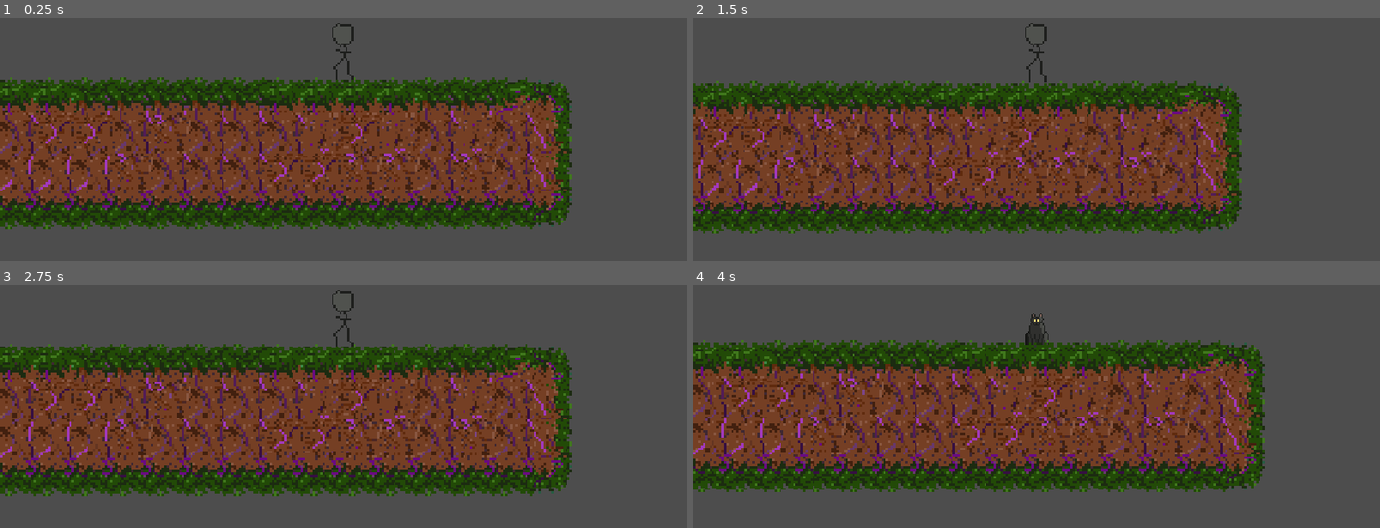
Above: before the commit, frames 1-4 (two rows, left to right).
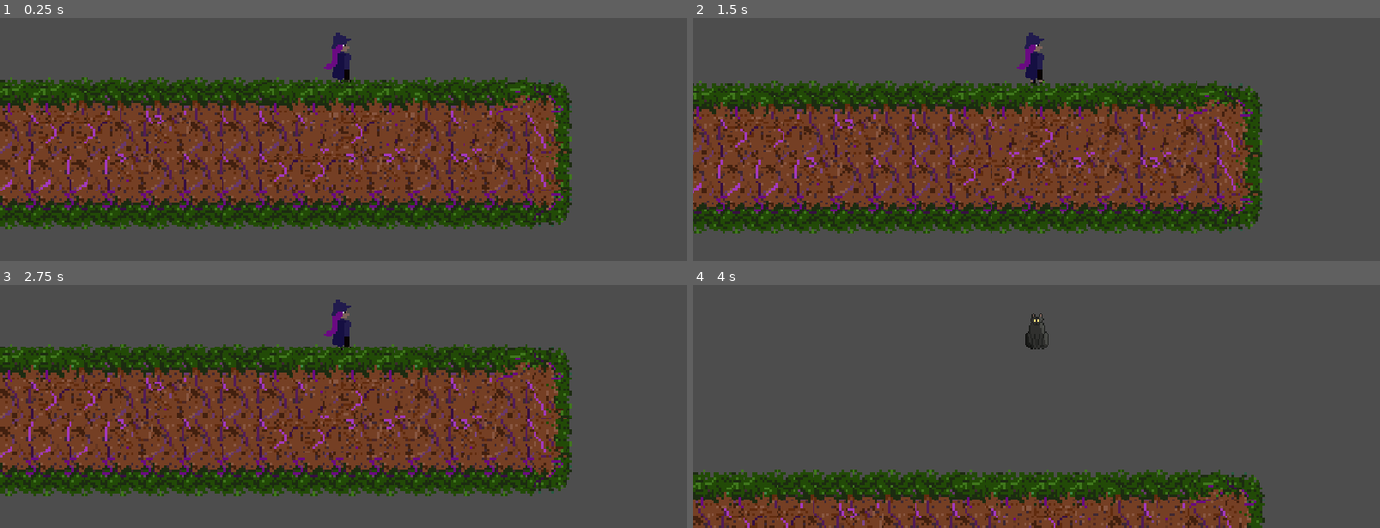
Above: after the commit, the same moments.

Repository: cibaer1/EnchantedJam
Game: Godot game, scene res://world.tscn
Two runs of this game, one before a commit and one after it. Both use one fixed random seed, a clock stepped at 60 frames per second and the inputs below.
Inputs (mouse positions are in pixels of both pictures, inside the frame that each line leads up to):
- Up to frame 1 (0.25 s): no input
- Up to frame 2 (1.5 s): tap Enter at 0.5 s; move the mouse to (1187, 49) at 0.52 s; tap W (Jump) at 0.6, 0.77, 1.07 s; move the mouse to (899, 86) at 1.27 s; tap D (MoveE) at 1.35 s
- Up to frame 3 (2.75 s): tap W (Jump) at 1.52, 1.55, 1.82, 2.3 s; move the mouse to (outside the picture) at 2.02 s; tap A (MoveW) at 2.1 s
- Up to frame 4 (4 s): move the mouse to (1002, 411) at 2.77 s; tap F (Transform) at 2.85 s; tap W (Jump) at 3.02, 3.05, 3.32, 3.6, 3.77 s; move the mouse to (1242, 391) at 3.52 s

The runs differ from the first frame. In frame 1, 0.5% of the frame differs, in the area x 47-52%, y 2-27%; in frame 2, 28%; in frame 3, 0.7%; in frame 4, 60%, in the area x 0-84%, y 22-100%.

Commit message:
Added Propper Accelleration and decelleration to the player controller

Diff:
--- /dev/null
+++ b/Recourses/Statsets/cat.tres
@@ -0,0 +1,14 @@
+[gd_resource type="Resource" script_class="animal_stats" format=3 uid="uid://cm22ksyo4u2ew"]
+
+[ext_resource type="Script" uid="uid://bsraus5o6isn3" path="res://Recourses/animal_stats.gd" id="1_4pxq7"]
+
+[resource]
+script = ExtResource("1_4pxq7")
+speed = 200
+acceleration = 400
+jump_velocity = -350
+collider_radius = 1.5
+collider_height = 10
+deceleration = 250
+turn_speed = 600
+metadata/_custom_type_script = "uid://bsraus5o6isn3"
--- /dev/null
+++ b/Recourses/Statsets/human.tres
@@ -0,0 +1,12 @@
+[gd_resource type="Resource" script_class="animal_stats" format=3 uid="uid://cu4bs8cioui3v"]
+
+[ext_resource type="Script" uid="uid://bsraus5o6isn3" path="res://Recourses/animal_stats.gd" id="1_80ywh"]
+
+[resource]
+script = ExtResource("1_80ywh")
+speed = 100
+acceleration = 300
+jump_velocity = -200
+deceleration = 300
+turn_speed = 500
+metadata/_custom_type_script = "uid://bsraus5o6isn3"
--- /dev/null
+++ b/Recourses/animal_stats.gd
@@ -0,0 +1,10 @@
+class_name animal_stats
+extends Resource
+
+@export var speed = 100
+@export var acceleration = 300
+@export var jump_velocity = -200
+@export var collider_radius = 3.0
+@export var collider_height = 13
+@export var deceleration = 300
+@export var turn_speed = 500
--- a/Scenes/player.tscn
+++ b/Scenes/player.tscn
@@ -1,8 +1,10 @@
 [gd_scene format=3 uid="uid://c2msp4vk0obil"]
 
 [ext_resource type="Script" uid="uid://4nrndj0per0m" path="res://scripts/player_controller.gd" id="1_onrkg"]
-[ext_resource type="Texture2D" uid="uid://lryhcb0ow4bp" path="res://textures/TempPlayer.png" id="2_6t5aa"]
+[ext_resource type="Resource" uid="uid://cu4bs8cioui3v" path="res://Recourses/Statsets/human.tres" id="2_fkybt"]
 [ext_resource type="Texture2D" uid="uid://bi0was6pjn2uu" path="res://textures/CatUI.png" id="3_6t5aa"]
+[ext_resource type="Resource" uid="uid://cm22ksyo4u2ew" path="res://Recourses/Statsets/cat.tres" id="3_x3wgy"]
+[ext_resource type="Texture2D" uid="uid://dockbqg2aac4w" path="res://textures/firdtframewitch4.png" id="4_fkybt"]
 
 [sub_resource type="CapsuleShape2D" id="CapsuleShape2D_6t5aa"]
 radius = 3.0
@@ -10,16 +12,17 @@
 
 [node name="Player" type="CharacterBody2D" unique_id=80646361]
 script = ExtResource("1_onrkg")
-human_jump_velocity = -200
+human_stats = ExtResource("2_fkybt")
+cat_stats = ExtResource("3_x3wgy")
 
 [node name="CollisionShape2D" type="CollisionShape2D" parent="." unique_id=630197813]
 z_index = 1
 shape = SubResource("CapsuleShape2D_6t5aa")
 
 [node name="HumanSprite" type="Sprite2D" parent="." unique_id=1114755004]
-position = Vector2(0, -7)
-scale = Vector2(0.8, 0.8)
-texture = ExtResource("2_6t5aa")
+position = Vector2(1, -3.9999998)
+scale = Vector2(0.7, 0.7)
+texture = ExtResource("4_fkybt")
 
 [node name="CatSprite" type="Sprite2D" parent="." unique_id=1611855391]
 visible = false
--- a/scripts/player_controller.gd
+++ b/scripts/player_controller.gd
@@ -2,19 +2,18 @@
 extends CharacterBody2D
 @onready var ui_controller: UIController = $"../CanvasLayer"
 
-@export var human_jump_velocity = -100
-@export var human_speed = 150
-@export var cat_jump_velocity = -400
-@export var cat_speed = 250
+@export var human_stats: animal_stats
+@export var cat_stats: animal_stats
 
 
-var SPEED = 300.0
-var JUMP_VELOCITY = -400.0
+
 
 var collider: CollisionShape2D
 
 var human_sprite: Sprite2D
 var cat_sprite: Sprite2D
+var current_stats: animal_stats
+
 
 var current_animal: String = "Nothing"
 
@@ -27,8 +26,7 @@
 
 
 	set_collider_size(3, 13)
-	JUMP_VELOCITY = human_jump_velocity
-	SPEED = human_speed
+	current_stats = human_stats
 
 func set_collider_size(radius: float, height: float):
 	var capsule := collider.shape as CapsuleShape2D
@@ -44,20 +42,31 @@
 
 	# Handle jump.
 	if Input.is_action_just_pressed("Jump") and is_on_floor():
-		velocity.y = JUMP_VELOCITY
+		velocity.y = current_stats.jump_velocity
 	if Input.is_action_just_pressed("Transform"):
 		ui_controller.show_selection_wheel()
 	if Input.is_action_just_released("Transform"):
 		ui_controller.hide_selection_wheel()
 
 
-	# Get the input direction and handle the movement/deceleration.
-	# As good practice, you should replace UI actions with custom gameplay actions.
+
 	var direction := Input.get_axis("MoveW", "MoveE")
-	if direction:
-		velocity.x = direction * SPEED
-	else:
-		velocity.x = move_toward(velocity.x, 0, SPEED)
+	var target_speed = direction * current_stats.speed
+	var rate: float
+	#print(direction)
+	#print (signf(velocity.x))
+	if direction == signf(velocity.x):
+		#accellerate
+		rate = current_stats.acceleration
+	elif direction != signf(velocity.x): #turn
+		rate = current_stats.turn_speed
+
+	else: # decellerate
+		rate = current_stats.deceleration
+		pass
+	velocity.x = move_toward(velocity.x, target_speed, rate * delta)
+	print(move_toward(velocity.x, target_speed, rate * delta))
+
 
 	move_and_slide()
 
@@ -75,13 +84,14 @@
 			cat_sprite.hide()
 			human_sprite.show()
 			#set all movement attributes TODO also make a flexible function for this
-			SPEED = human_speed
-			JUMP_VELOCITY = human_jump_velocity
+			current_stats = human_stats
+			current_animal = "Human"
+
 		"Cat":
 			set_collider_size(1.5, 10)
 			#set all sprites except human to invisible and human to visible TODO make a flexible function for this
 			cat_sprite.show()
 			human_sprite.hide()
 			#set all movement attributes TODO also make a flexible function for this
-			SPEED = cat_speed
-			JUMP_VELOCITY = cat_jump_velocity
+			current_stats = cat_stats
+			current_animal = "Cat"
--- a/world.tscn
+++ b/world.tscn
@@ -7,6 +7,9 @@
 [ext_resource type="PackedScene" uid="uid://bitpi73kwkeav" path="res://Scenes/selection_wheel.tscn" id="5_036b0"]
 [ext_resource type="Script" uid="uid://dc8fvcwbvbbix" path="res://UIController.gd" id="5_dwbse"]
 [ext_resource type="Script" uid="uid://dslm32s2jhh0u" path="res://scripts/killzone.gd" id="5_gbfbk"]
+[ext_resource type="Script" uid="uid://hivca24smql6" path="res://wheel_options.gd" id="8_wse8f"]
+[ext_resource type="Texture2D" uid="uid://bi0was6pjn2uu" path="res://textures/CatUI.png" id="9_ic0uy"]
+[ext_resource type="Texture2D" uid="uid://dockbqg2aac4w" path="res://textures/firdtframewitch4.png" id="10_k3n1d"]
 
 [sub_resource type="TileSetAtlasSource" id="TileSetAtlasSource_ioo17"]
 texture = ExtResource("4_gbfbk")
@@ -102,11 +105,29 @@
 &"move": SubResource("Animation_gbfbk")
 }
 
+[sub_resource type="AtlasTexture" id="AtlasTexture_a61fs"]
+atlas = ExtResource("9_ic0uy")
+script = ExtResource("8_wse8f")
+name = "Nothing"
+metadata/_custom_type_script = "uid://hivca24smql6"
+
+[sub_resource type="AtlasTexture" id="AtlasTexture_x3wgy"]
+atlas = ExtResource("10_k3n1d")
+region = Rect2(0, 0, 32, 32)
+script = ExtResource("8_wse8f")
+name = "Human"
+metadata/_custom_type_script = "uid://hivca24smql6"
+
+[sub_resource type="AtlasTexture" id="AtlasTexture_w8kca"]
+atlas = ExtResource("9_ic0uy")
+region = Rect2(0, 0, 32, 32)
+script = ExtResource("8_wse8f")
+name = "Cat"
+metadata/_custom_type_script = "uid://hivca24smql6"
+
 [node name="World" type="Node2D" unique_id=985930488]
 
 [node name="Player" parent="." unique_id=80646361 instance=ExtResource("1_f3sb7")]
-SPEED = 100.0
-JUMP_VELOCITY = -350.0
 
 [node name="Camera2D" type="Camera2D" parent="." unique_id=27611064 node_paths=PackedStringArray("player_body")]
 position = Vector2(-9, 5)
@@ -146,6 +167,6 @@
 
 [node name="selection_wheel" parent="CanvasLayer" unique_id=1580554946 instance=ExtResource("5_036b0")]
 visible = false
-hilight_col = null
+options = Array[ExtResource("8_wse8f")]([SubResource("AtlasTexture_a61fs"), SubResource("AtlasTexture_x3wgy"), SubResource("AtlasTexture_w8kca")])
 
 [connection signal="body_entered" from="Killzone" to="Killzone" method="_on_body_entered"]
Not shown, added: Recourses/animal_stats.gd.uid
Binary file added: textures/PlayerWalkingSpritemap.png
Not shown, added: textures/PlayerWalkingSpritemap.png.import
Binary file added: textures/firdtframewitch4.png
Not shown, added: textures/firdtframewitch4.png.import
Not shown, added: LICENSE
